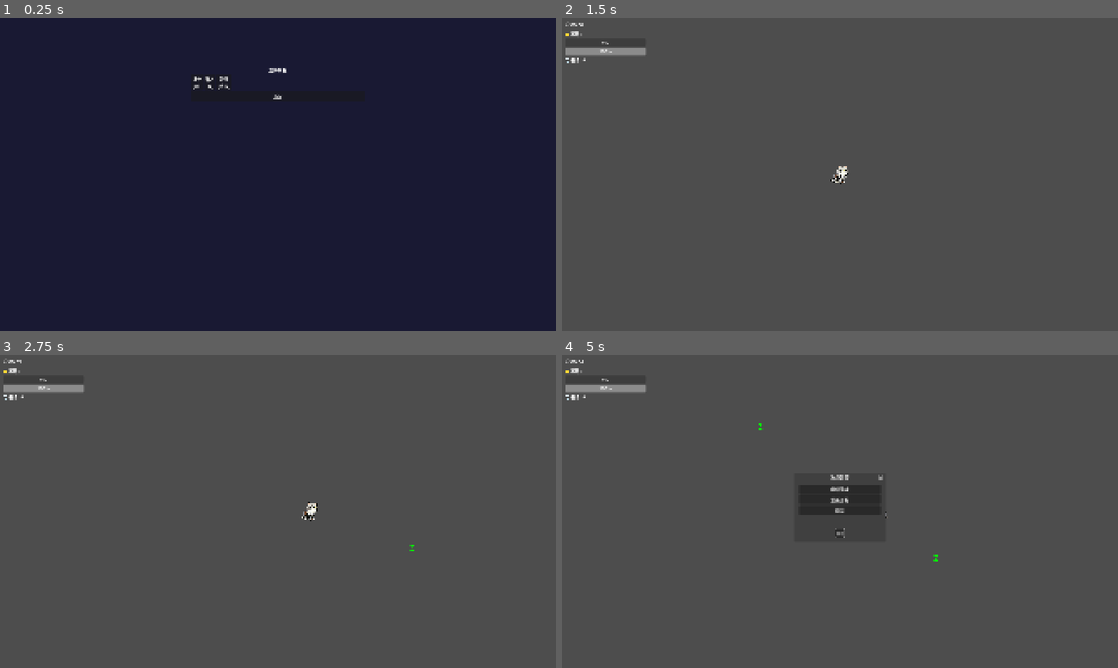
Above: before the commit, frames 1-4 (two rows, left to right).
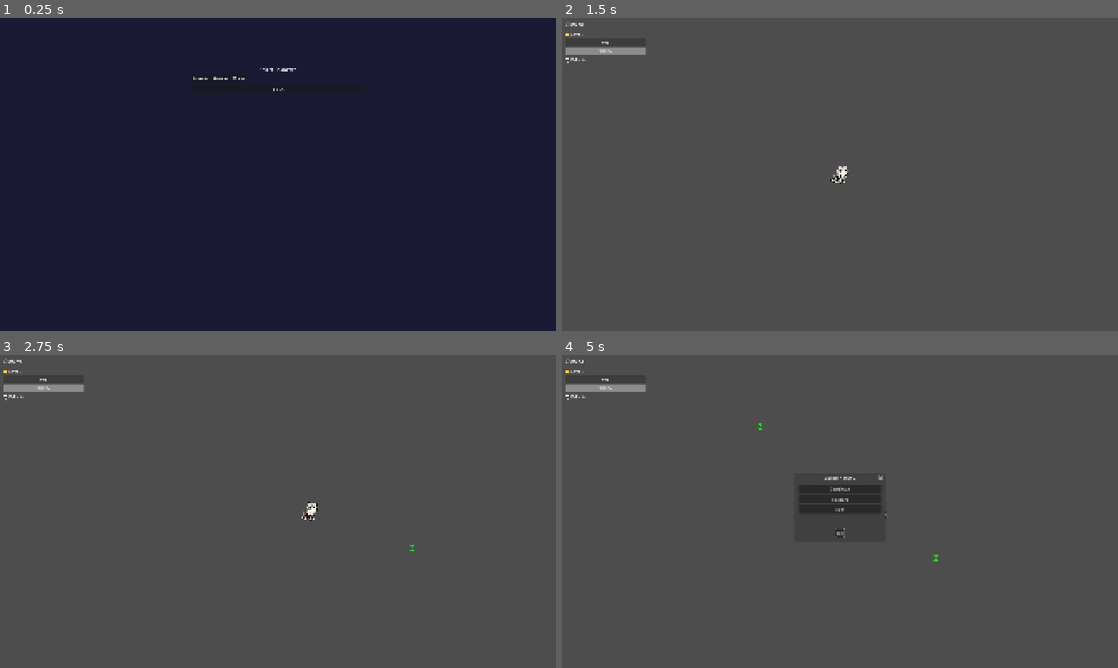
Above: after the commit, the same moments.

Repository: Coulky/milk
Game: Godot game, scene res://scenes/ui/character_select.tscn
Two runs of this game, one before a commit and one after it. Both use one fixed random seed, a clock stepped at 60 frames per second and the inputs below. This scene is started directly instead of the project's main scene.
Inputs:
- Up to frame 1 (0.25 s): no input
- Up to frame 2 (1.5 s): click "战士 [剑]" (after the commit: "Warrior") at 0.5 s; tap Enter (ui_accept) at 1.25 s; hold D (move_right) from 1.28 s (still down); hold Enter (ui_accept) from 1.28 s (still down)
- Up to frame 3 (2.75 s): release D (move_right) at 2.03 s; release Enter (ui_accept) at 2.03 s; hold S (move_down) from 2.03 s (still down); tap Enter (ui_accept) at 2.1, 2.27, 2.57 s
- Up to frame 4 (5 s): release S (move_down) at 2.78 s; hold D (move_right) 2.78-3.53 s; hold Enter (ui_accept) 2.78-3.53 s; hold W (move_up) 3.53-4.28 s; tap Enter (ui_accept) at 3.6, 3.77, 4.07, 4.25 s; hold A (move_left) from 4.28 s (still down); hold Enter (ui_accept) from 4.28 s (still down); tap R (pause_menu) at 4.9 s

The runs differ from the first frame. In frame 1, 0.2% of the frame differs, in the area x 34-54%, y 16-26%; in frame 2, less than 0.1%; in frame 3, less than 0.1%; in frame 4, 0.2%, in the area x 0-53%, y 4-51%.

Commit message:
职业名称本地化 暂时发现的 bug是地图清理问题 等下处理

Diff:
--- a/configs/languages.json
+++ b/configs/languages.json
@@ -29,6 +29,11 @@
         "restart": "重新开始",
         "exit": "退出"
       },
+      "death_menu": {
+        "title": "你已经死亡",
+        "restart": "重新开始",
+        "exit": "退出"
+      },
       "game_over": {
         "title": "游戏结束！",
         "restart": "按 R 重新开始"
@@ -36,7 +41,9 @@
       "ui": {
         "time": "时间",
         "level": "等级",
-        "kill": "击杀"
+        "kill": "击杀",
+        "level_label": "等级: {0}",
+        "kill_label": "击杀: {0}"
       },
       "characters": {
         "warrior": "战士",
@@ -81,6 +88,11 @@
         "restart": "Restart",
         "exit": "Exit"
       },
+      "death_menu": {
+        "title": "You Are Dead",
+        "restart": "Restart",
+        "exit": "Exit"
+      },
       "game_over": {
         "title": "Game Over!",
         "restart": "Press R to restart"
@@ -88,7 +100,9 @@
       "ui": {
         "time": "Time",
         "level": "Level",
-        "kill": "Kills"
+        "kill": "Kills",
+        "level_label": "Level: {0}",
+        "kill_label": "Kills: {0}"
       },
       "characters": {
         "warrior": "Warrior",
@@ -133,6 +147,11 @@
         "restart": "再スタート",
         "exit": "終了"
       },
+      "death_menu": {
+        "title": "あなたは死亡しました",
+        "restart": "再スタート",
+        "exit": "終了"
+      },
       "game_over": {
         "title": "ゲームオーバー！",
         "restart": "Rキーを押して再スタート"
@@ -140,7 +159,9 @@
       "ui": {
         "time": "時間",
         "level": "レベル",
-        "kill": "キル"
+        "kill": "キル",
+        "level_label": "レベル: {0}",
+        "kill_label": "キル: {0}"
       },
       "characters": {
         "warrior": "戦士",
--- a/scenes/ui/character_select.tscn
+++ b/scenes/ui/character_select.tscn
@@ -46,15 +46,15 @@
 
 [node name="WarriorButton" type="Button" parent="VBoxContainer/HBoxContainer"]
 layout_mode = 2
-text = "战士\n[剑]"
+text = "战士"
 
 [node name="HunterButton" type="Button" parent="VBoxContainer/HBoxContainer"]
 layout_mode = 2
-text = "猎人\n[弓]"
+text = "猎人"
 
 [node name="MageButton" type="Button" parent="VBoxContainer/HBoxContainer"]
 layout_mode = 2
-text = "法师\n[法杖]"
+text = "法师"
 
 [node name="BackButton" type="Button" parent="VBoxContainer"]
 layout_mode = 2
--- a/scripts/main.gd
+++ b/scripts/main.gd
@@ -10,12 +10,16 @@
 
 # 暂停菜单对话框
 var pause_dialog: AcceptDialog
+# 死亡菜单对话框
+var death_dialog: AcceptDialog
 
 func _ready():
 	GameManager.connect("level_up", _on_level_up)
 	GameManager.connect("game_over", _on_game_over)
 	# 预创建暂停菜单
 	create_pause_dialog()
+	# 预创建死亡菜单
+	create_death_dialog()
 	# 设置 process_mode 为 ALWAYS，确保在场景树暂停时仍能响应输入
 	process_mode = Node.PROCESS_MODE_ALWAYS
 	start_game()
@@ -25,7 +29,7 @@
 	pause_dialog = AcceptDialog.new()
 	# 设置 process_mode 为 ALWAYS，确保在场景树暂停时仍能响应
 	pause_dialog.process_mode = Node.PROCESS_MODE_ALWAYS
-	pause_dialog.title = "游戏暂停"
+	pause_dialog.title = ConfigManager.get_language_text("pause_menu.title", "游戏暂停")
 	pause_dialog.min_size = Vector2(300, 200)
 	# 确保对话框居中
 	pause_dialog.unresizable = true
@@ -49,7 +53,7 @@
 	var continue_button = Button.new()
 	# 设置 process_mode 为 ALWAYS
 	continue_button.process_mode = Node.PROCESS_MODE_ALWAYS
-	continue_button.text = "继续游戏"
+	continue_button.text = ConfigManager.get_language_text("pause_menu.continue", "继续游戏")
 	continue_button.pressed.connect(func():
 		# 恢复游戏
 		GameManager.resume_game()
@@ -61,10 +65,11 @@
 	var restart_button = Button.new()
 	# 设置 process_mode 为 ALWAYS
 	restart_button.process_mode = Node.PROCESS_MODE_ALWAYS
-	restart_button.text = "重新开始"
+	restart_button.text = ConfigManager.get_language_text("pause_menu.restart", "重新开始")
 	restart_button.pressed.connect(func():
 		# 先恢复游戏，再切换场景
 		GameManager.resume_game()
+		GameManager.reset_game()
 		pause_dialog.hide()
 		# 跳转到角色选择界面
 		get_tree().change_scene_to_file("res://scenes/ui/character_select.tscn")
@@ -75,10 +80,11 @@
 	var exit_button = Button.new()
 	# 设置 process_mode 为 ALWAYS
 	exit_button.process_mode = Node.PROCESS_MODE_ALWAYS
-	exit_button.text = "退出"
+	exit_button.text = ConfigManager.get_language_text("pause_menu.exit", "退出")
 	exit_button.pressed.connect(func():
 		# 先恢复游戏，再切换场景
 		GameManager.resume_game()
+		GameManager.reset_game()
 		pause_dialog.hide()
 		# 返回主菜单
 		get_tree().change_scene_to_file("res://scenes/ui/main_menu.tscn")
@@ -95,6 +101,75 @@
 	# 添加到根节点
 	get_tree().root.add_child(pause_dialog)
 	pause_dialog.hide()
+
+func create_death_dialog():
+	# 创建死亡菜单对话框
+	death_dialog = AcceptDialog.new()
+	# 设置 process_mode 为 ALWAYS，确保在场景树暂停时仍能响应
+	death_dialog.process_mode = Node.PROCESS_MODE_ALWAYS
+	death_dialog.title = ConfigManager.get_language_text("death_menu.title", "你已经死亡")
+	death_dialog.min_size = Vector2(300, 150)
+	# 确保对话框居中
+	death_dialog.unresizable = true
+
+	# 清除默认的OK按钮
+	for child in death_dialog.get_children():
+		if child is Button and child.text == "OK":
+			child.queue_free()
+
+	# 创建垂直容器
+	var vbox = VBoxContainer.new()
+	# 设置 process_mode 为 ALWAYS
+	vbox.process_mode = Node.PROCESS_MODE_ALWAYS
+	vbox.add_theme_constant_override("margin_left", 20)
+	vbox.add_theme_constant_override("margin_top", 20)
+	vbox.add_theme_constant_override("margin_right", 20)
+	vbox.add_theme_constant_override("margin_bottom", 20)
+	death_dialog.add_child(vbox)
+
+	# 重新开始按钮
+	var restart_button = Button.new()
+	# 设置 process_mode 为 ALWAYS
+	restart_button.process_mode = Node.PROCESS_MODE_ALWAYS
+	restart_button.text = ConfigManager.get_language_text("death_menu.restart", "重新开始")
+	restart_button.pressed.connect(func():
+		# 先恢复游戏，再切换场景
+		GameManager.resume_game()
+		GameManager.reset_game()
+		death_dialog.hide()
+		# 跳转到角色选择界面
+		get_tree().change_scene_to_file("res://scenes/ui/character_select.tscn")
+	)
+	vbox.add_child(restart_button)
+
+	# 退出按钮
+	var exit_button = Button.new()
+	# 设置 process_mode 为 ALWAYS
+	exit_button.process_mode = Node.PROCESS_MODE_ALWAYS
+	exit_button.text = ConfigManager.get_language_text("death_menu.exit", "退出")
+	exit_button.pressed.connect(func():
+		# 先恢复游戏，再切换场景
+		GameManager.resume_game()
+		GameManager.reset_game()
+		death_dialog.hide()
+		# 返回主菜单
+		get_tree().change_scene_to_file("res://scenes/ui/main_menu.tscn")
+	)
+	vbox.add_child(exit_button)
+
+	# 添加ESC键关闭功能
+	death_dialog.connect("close_requested", func():
+		print("ESC键被按下，返回主菜单")
+		GameManager.resume_game()
+		GameManager.reset_game()
+		death_dialog.hide()
+		# 返回主菜单
+		get_tree().change_scene_to_file("res://scenes/ui/main_menu.tscn")
+	)
+
+	# 添加到根节点
+	get_tree().root.add_child(death_dialog)
+	death_dialog.hide()
 
 func _process(_delta):
 	if player and is_instance_valid(player):
@@ -123,6 +198,9 @@
 			camera.global_position = Vector2(target_camera_x, target_camera_y)
 
 func start_game():
+	# 清空地图
+	clear_map()
+
 	GameManager.start_game()
 
 	# 计算地图中心位置（2000x2000的正方形）
@@ -144,6 +222,38 @@
 
 	game_ui.visible = true
 
+func clear_map():
+	# 删除旧的玩家
+	if player and is_instance_valid(player):
+		player.queue_free()
+		player = null
+
+	# 删除所有敌人
+	for enemy in GameManager.get_enemies():
+		if enemy and is_instance_valid(enemy):
+			enemy.queue_free()
+
+	# 重置敌人生成器
+	if enemy_spawner and is_instance_valid(enemy_spawner):
+		enemy_spawner.reset()
+
+	# 删除所有经验宝石
+	for child in get_tree().root.get_children():
+		if child.name == "ExperienceGem" or child.has_method("experience_value"):
+			if is_instance_valid(child):
+				child.queue_free()
+
+	# 删除地图边框
+	var map_border = get_node_or_null("MapBorder")
+	if map_border and is_instance_valid(map_border):
+		map_border.queue_free()
+
+	# 删除其他可能的子节点（除了UI和EnemySpawner）
+	for child in get_children():
+		if child.name != "GameUI" and child.name != "UpgradeUI" and child.name != "EnemySpawner" and child.name != "Camera2D" and child.name != "PlayerSpawn" and child.name != "MapBorder":
+			if is_instance_valid(child):
+				child.queue_free()
+
 func create_map_border():
 	var map_size = ConfigManager.get_map_size()
 	var map_width = map_size.get("width", 2000)
@@ -165,30 +275,15 @@
 	add_child(border_line)
 
 func _on_level_up(_new_level: int):
-	upgrade_ui.show_upgrades()
+	if upgrade_ui and is_instance_valid(upgrade_ui):
+		upgrade_ui.show_upgrades()
 
 func _on_game_over():
 	game_ui.visible = false
-
-	var game_over_label = Label.new()
-	game_over_label.text = "游戏结束！\n按 R 重新开始"
-	game_over_label.horizontal_alignment = HORIZONTAL_ALIGNMENT_CENTER
-	game_over_label.vertical_alignment = VERTICAL_ALIGNMENT_CENTER
-	game_over_label.add_theme_font_size_override("font_size", 48)
-	game_over_label.anchors_preset = Control.PRESET_CENTER
-	game_over_label.offset_left = -200
-	game_over_label.offset_top = -50
-	game_over_label.offset_right = 200
-	game_over_label.offset_bottom = 50
-
-	var canvas = CanvasLayer.new()
-	canvas.add_child(game_over_label)
-	add_child(canvas)
+	# 显示死亡菜单（不要暂停游戏，避免场景树被暂停）
+	show_death_menu()
 
 func _input(event: InputEvent):
-	if event.is_action_pressed("ui_accept") and not GameManager.is_game_running:
-		get_tree().reload_current_scene()
-
 	if event.is_action_pressed("pause_menu") and GameManager.is_game_running and not GameManager.is_paused:  # 'r' key
 		show_pause_menu()
 
@@ -196,7 +291,10 @@
 	if event.is_action_pressed("ui_cancel") and GameManager.is_paused:
 		print("ESC键被按下，恢复游戏")
 		GameManager.resume_game()
-		pause_dialog.hide()
+		if pause_dialog and is_instance_valid(pause_dialog):
+			pause_dialog.hide()
+		if death_dialog and is_instance_valid(death_dialog):
+			death_dialog.hide()
 
 func show_pause_menu():
 	# 暂停游戏
@@ -207,3 +305,11 @@
 	pause_dialog.position = (viewport_size - dialog_size) / 2
 	# 显示预创建的暂停菜单
 	pause_dialog.show()
+
+func show_death_menu():
+	# 确保对话框居中
+	var viewport_size = Vector2(get_viewport_rect().size)
+	var dialog_size = Vector2(death_dialog.min_size)
+	death_dialog.position = (viewport_size - dialog_size) / 2
+	# 显示预创建的死亡菜单
+	death_dialog.show()
--- a/scripts/managers/enemy_spawner.gd
+++ b/scripts/managers/enemy_spawner.gd
@@ -90,3 +90,8 @@
 	spawn_pos.y = clamp(spawn_pos.y, 0, map_size.get("height", 4000))
 
 	return spawn_pos
+
+func reset():
+	spawn_timer = 0.0
+	current_spawn_rate = ConfigManager.get_game_setting("base_spawn_rate", 2.0)
+	current_wave_index = 0
--- a/scripts/managers/game_manager.gd
+++ b/scripts/managers/game_manager.gd
@@ -56,6 +56,26 @@
 func end_game():
 	is_game_running = false
 	emit_signal("game_over")
+
+func reset_game():
+	# 先清空所有敌人
+	for enemy in enemies:
+		if enemy and is_instance_valid(enemy):
+			enemy.queue_free()
+
+	is_game_running = false
+	is_paused = false
+	game_time = 0.0
+	kill_count = 0
+	total_experience = 0
+	current_level = 1
+	experience_to_next_level = ConfigManager.get_game_setting("level_up_base_exp", 10)
+	player = null
+	enemies = []
+	experience_gems = []
+	# 确保场景树不暂停
+	if get_tree():
+		get_tree().paused = false
 
 func update_player_health(current_health: int, max_health: int):
 	emit_signal("health_changed", current_health, max_health)
--- a/scripts/ui/character_select.gd
+++ b/scripts/ui/character_select.gd
@@ -3,7 +3,17 @@
 var game_scene = preload("res://scenes/main.tscn")
 
 func _ready():
-	pass
+	# 设置按钮文本
+	if has_node("VBoxContainer/Title"):
+		$VBoxContainer/Title.text = ConfigManager.get_language_text("character_select.title", "选择角色")
+	if has_node("VBoxContainer/HBoxContainer/WarriorButton"):
+		$VBoxContainer/HBoxContainer/WarriorButton.text = ConfigManager.get_language_text("character_select.warrior", "战士")
+	if has_node("VBoxContainer/HBoxContainer/HunterButton"):
+		$VBoxContainer/HBoxContainer/HunterButton.text = ConfigManager.get_language_text("character_select.hunter", "猎人")
+	if has_node("VBoxContainer/HBoxContainer/MageButton"):
+		$VBoxContainer/HBoxContainer/MageButton.text = ConfigManager.get_language_text("character_select.mage", "法师")
+	if has_node("VBoxContainer/BackButton"):
+		$VBoxContainer/BackButton.text = ConfigManager.get_language_text("character_select.back", "返回")
 
 func _on_warrior_button_pressed():
 	# 选择战士角色
--- a/scripts/ui/game_ui.gd
+++ b/scripts/ui/game_ui.gd
@@ -19,8 +19,11 @@
 		time_label.text = GameManager.get_game_time_formatted()
 
 func update_ui():
-	level_label.text = "等级: %d" % GameManager.current_level
-	kill_label.text = "击杀: %d" % GameManager.kill_count
+	var level_text = ConfigManager.get_language_text("ui.level_label", "等级: {0}")
+	level_label.text = level_text.format([GameManager.current_level])
+
+	var kill_text = ConfigManager.get_language_text("ui.kill_label", "击杀: {0}")
+	kill_label.text = kill_text.format([GameManager.kill_count])
 
 	var exp_percent = float(GameManager.total_experience) / float(GameManager.experience_to_next_level) * 100
 	exp_bar.value = exp_percent
@@ -29,7 +32,8 @@
 	update_ui()
 
 func _on_level_up(new_level: int):
-	level_label.text = "等级: %d" % new_level
+	var level_text = ConfigManager.get_language_text("ui.level_label", "等级: {0}")
+	level_label.text = level_text.format([new_level])
 	exp_bar.value = 0
 
 func _on_health_changed(current_health: int, max_health: int):
